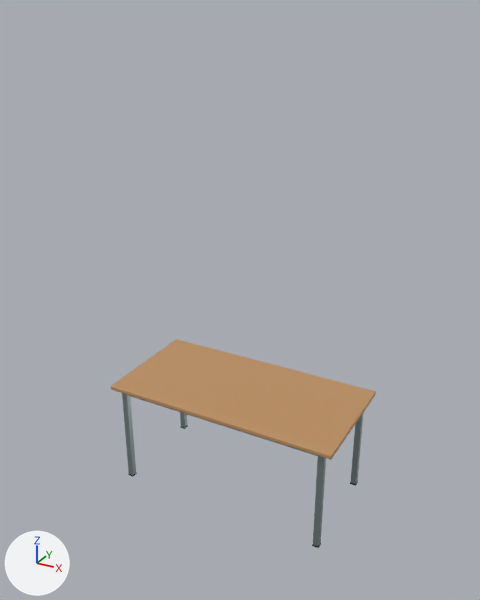
An edit to the glTF model public/assets/kit/props-kit.glb, drawn before and after from the same camera.
Before and after are seen from a 50 mm lens placed at (9.26, -16.99, 15.48), pointed at (0.02, -0.2, 7.08). Arrows for +X, +Y and +Z are at lower left; the lights stay in place. The older version comes first. Where no turn or scale is listed for an object, it has been applied to the vertices.

The scene before the commit, as lines of its bpy script (objects in view):
```python
me_cube_063 = bpy.data.meshes.new('Cube.063')
me_cube_063.from_pydata(...)  # 728 vertices, 1404 faces; spans x -4.0..4.0, y -2.0..2.0, z -3.68..0.07
me_cube_063.materials.append(mat_kitatlas)
ob_desk_kitatlas = bpy.data.objects.new('Desk_KitAtlas', me_cube_063)
ob_desk_kitatlas.location = (0.0, 0.0, 3.68)
```
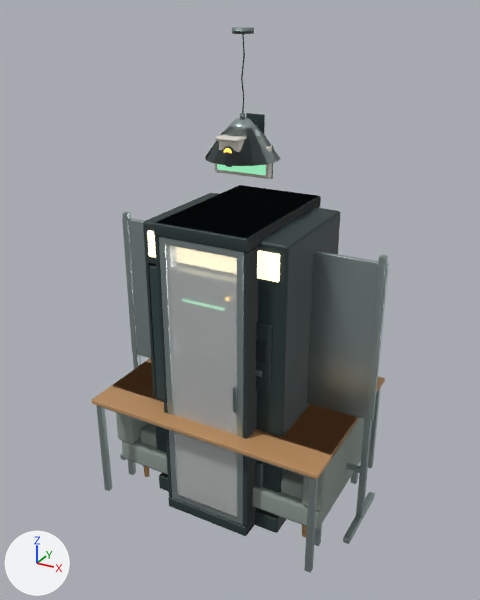
Where the newer file only moved an object's origin or applied its transform, the numbers keep the older frame.

Location of each change, [x1, y1, x2, y2] in pixels of the pictures (480 x 600 px):
'ServerRackB_KitGlass', added: after [165, 245, 237, 517]
'Whiteboard_KitAtlas', added: after [120, 212, 389, 544]
'VendingMachine_KitAtlas', added: after [143, 193, 340, 533]
'ServerRackB_KitAtlas', added: after [156, 186, 321, 534]
'DeskL_KitAtlas', added: after [91, 361, 385, 573]
'Sofa_KitAtlas', added: after [116, 413, 364, 537]
'ServerRackA_KitAtlas', added: after [154, 185, 321, 536]
'CeilingLamp_KitAtlas', added: after [205, 27, 280, 166]
'VendingMachine_KitEmissive', added: after [147, 230, 280, 401]
'SecurityCamera_KitAtlas', added: after [215, 113, 265, 153]
'ExitSign_KitEmissive', added: after [217, 164, 266, 175]
'ExitSign_KitAtlas', added: after [215, 145, 273, 179]

The change, as a list of edits to the scene's bpy script:
```text
Add mat_kitemissive:
    mat_kitemissive = bpy.data.materials.new('KitEmissive')
    # uses the picture img_kit_atlas_emit
Add ob_exitsign_kitemissive:
    ob_exitsign_kitemissive = bpy.data.objects.new('ExitSign_KitEmissive', me_cube_247)  # 24 vertices, 44 faces; spans x -0.8..0.8, y -0.01..0.01, z -0.35..0.35
    ob_exitsign_kitemissive.location = (0.0, -0.1, 11.45)
Add ob_exitsign_kitatlas:
    ob_exitsign_kitatlas = bpy.data.objects.new('ExitSign_KitAtlas', me_cube_245)  # 168 vertices, 312 faces; spans x -0.92..0.92, y -0.12..0.12, z -0.47..0.47
    ob_exitsign_kitatlas.location = (0.0, 0.0, 11.45)
Add ob_vendingmachine_kitemissive:
    ob_vendingmachine_kitemissive = bpy.data.objects.new('VendingMachine_KitEmissive', me_cube_223)  # 48 vertices, 88 faces; spans x -2.15..2.15, y -0.05..0.05, z -3.05..3.05
    ob_vendingmachine_kitemissive.location = (0.0, -1.88, 6.45)
Add ob_vendingmachine_kitatlas:
    ob_vendingmachine_kitatlas = bpy.data.objects.new('VendingMachine_KitAtlas', me_cube_221)  # 224 vertices, 416 faces; spans x -2.37..2.37, y -2.0..2.0, z -4.87..4.87
    ob_vendingmachine_kitatlas.location = (0.0, 0.05, 4.87)
Add ob_sofa_kitatlas:
    ob_sofa_kitatlas = bpy.data.objects.new('Sofa_KitAtlas', me_cone_066)  # 440 vertices, 836 faces; spans x -3.85..3.85, y -2.08..2.08, z -2.0..2.0
    ob_sofa_kitatlas.location = (0.0, -0.02, 2.0)
Add ob_securitycamera_kitatlas:
    ob_securitycamera_kitatlas = bpy.data.objects.new('SecurityCamera_KitAtlas', me_cube_203)  # 252 vertices, 460 faces; spans x -0.37..0.37, y -0.88..0.88, z -0.56..0.56
    ob_securitycamera_kitatlas.location = (0.0, -0.08, 12.09)
Add ob_ceilinglamp_kitatlas:
    ob_ceilinglamp_kitatlas = bpy.data.objects.new('CeilingLamp_KitAtlas', me_cone_042)  # 134 vertices, 272 faces; spans x -1.1..1.1, y -1.1..1.1, z -1.75..1.75
    ob_ceilinglamp_kitatlas.location = (0.0, 0.0, 13.25)
Add ob_whiteboard_kitatlas:
    ob_whiteboard_kitatlas = bpy.data.objects.new('Whiteboard_KitAtlas', me_cube_152)  # 264 vertices, 484 faces; spans x -4.55..4.55, y -1.25..1.25, z -4.6..4.6
    ob_whiteboard_kitatlas.location = (0.0, 0.0, 4.65)
Add ob_serverrackb_kitglass:
    ob_serverrackb_kitglass = bpy.data.objects.new('ServerRackB_KitGlass', me_cube_131)  # a box spanning x -1.15..1.15, y -0.02..0.02, z -4.4..4.4; in mat_kitglass (white #f5f8f7)
    ob_serverrackb_kitglass.location = (0.0, -2.4, 5.0)
Add ob_serverrackb_kitatlas:
    ob_serverrackb_kitatlas = bpy.data.objects.new('ServerRackB_KitAtlas', me_cube_117)  # 328 vertices, 616 faces; spans x -1.5..1.5, y -2.51..2.51, z -5.0..5.0
    ob_serverrackb_kitatlas.location = (0.0, -0.01, 5.0)
Add ob_serverracka_kitatlas:
    ob_serverracka_kitatlas = bpy.data.objects.new('ServerRackA_KitAtlas', me_cube_106)  # 240 vertices, 440 faces; spans x -1.5..1.5, y -2.5..2.5, z -5.0..5.0
    ob_serverracka_kitatlas.location = (0.0, 0.0, 5.0)
Add ob_deskl_kitatlas:
    ob_deskl_kitatlas = bpy.data.objects.new('DeskL_KitAtlas', me_cube_069)  # 302 vertices, 568 faces; spans x -4.0..4.0, y -3.0..3.0, z -1.85..1.85
    ob_deskl_kitatlas.location = (0.0, 0.0, 1.9)
```
